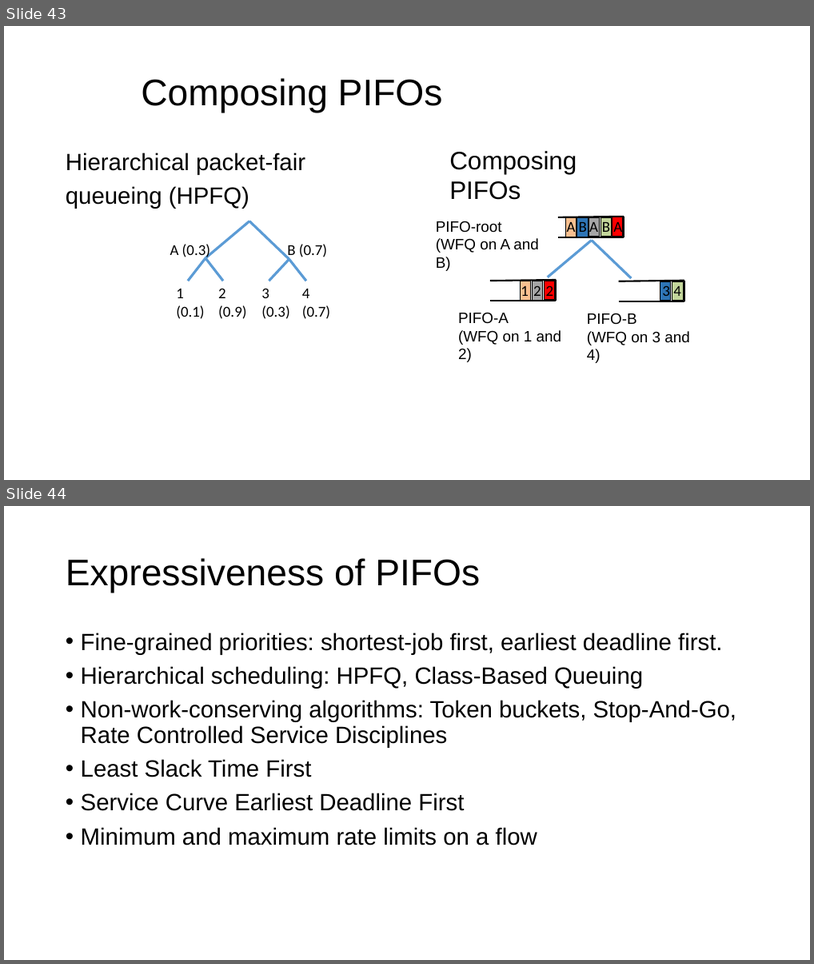
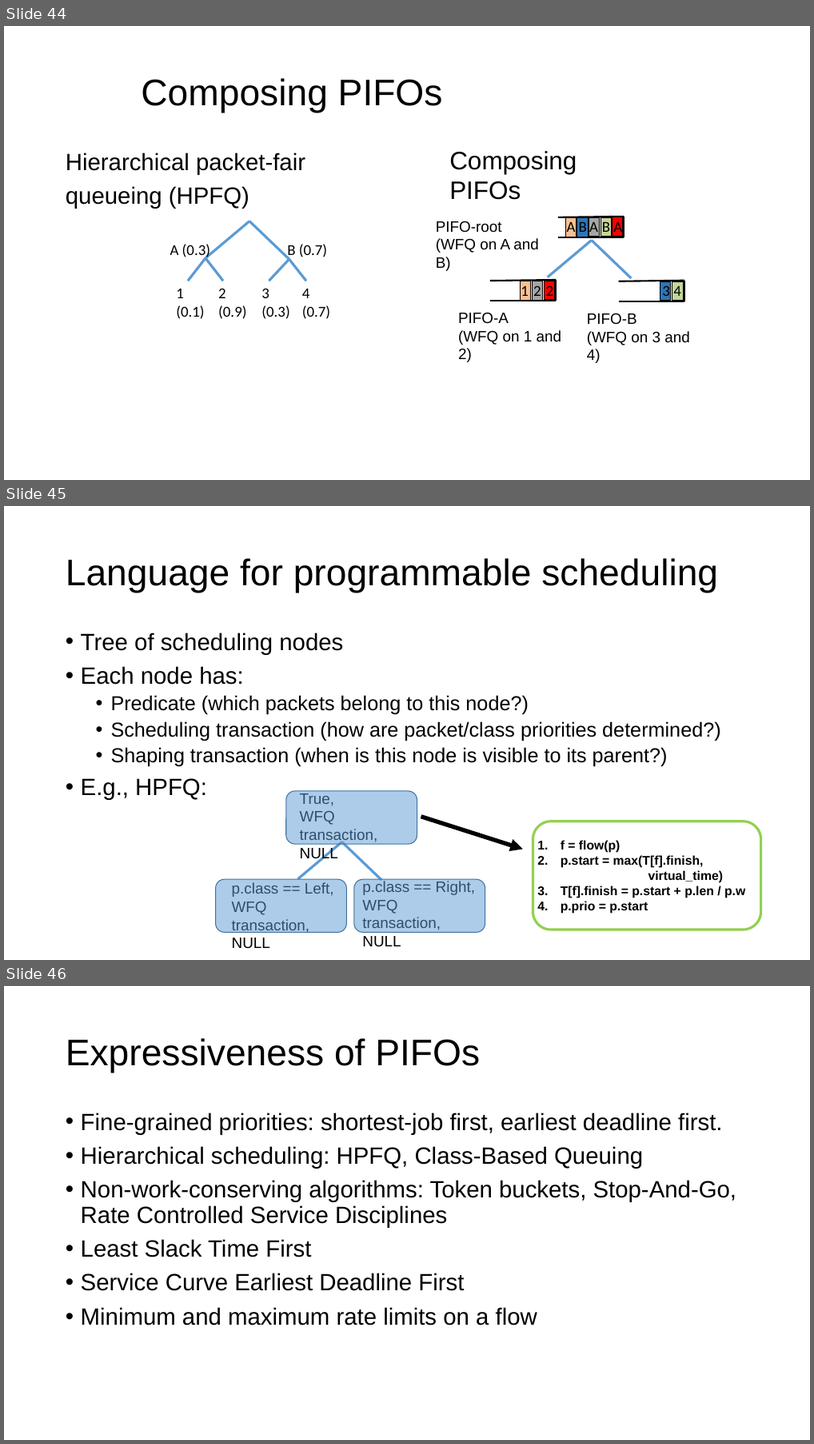
Before and after one commit to anirudhSK/pifo-domino-marple-ppts, a slide deck: domino_pifo.pptx. Shown one above the other, each under a label of ours: slides 43 and 44 before the commit, slides 44, 45 and 46 after it. The pictures are 814x964 and 814x1444 pixels, drawn with LibreOffice and Linux fonts; fonts in the diff are those of the drawing. Boxes give left, top, right and bottom in pixels: in the first picture for what was removed or moved away, otherwise in the second. Text is boxed around its words. In the diff, an @@ line names an element or a change of style, - is before the commit and + after.

```diff
--- a/domino_pifo.pptx
+++ b/domino_pifo.pptx
@@ slide 45 added at <box>4,506,810,960</box>, background #FFFFFF @@
@@ title added at <box>66,558,718,593</box>, 44 pt, text #000000 @@
+Language for programmable scheduling
@@ text added at <box>81,632,721,800</box>, 24 pt, text #000000 @@
+• Tree of scheduling nodes
+• Each node has:
+  • Predicate (which packets belong to this node?)
+  • Scheduling transaction (how are packet/class priorities determined?)
+  • Shaping transaction (when is this node is visible to its parent?)
+• E.g., HPFQ:
@@ rounded rectangle added at <box>286,791,418,844</box>, fill #5B9BD5 at 50% opacity, outline #43739E 1 pt @@
@@ text added at <box>300,793,378,861</box>, 18 pt, text #000000 @@
+True,
+WFQ transaction,
+NULL
@@ arrow added from (422, 816) to (523, 849), #000000 5 pt @@
@@ rounded rectangle added at <box>534,821,762,929</box>, outline #92D050 3 pt @@
@@ text added at <box>561,840,746,913</box>, 15 pt, text #000000, bold @@
+1. f = flow(p)
+2. p.start = max(T[f].finish, virtual_time)
+3. T[f].finish = p.start + p.len / p.w
+4. p.prio = p.start
@@ line added from (342, 842) to (298, 879), #5B9BD5 3 pt @@
@@ line added from (342, 842) to (382, 880), #5B9BD5 3 pt @@
@@ rounded rectangle added at <box>216,880,347,932</box>, fill #5B9BD5 at 50% opacity, outline #43739E 1 pt @@
@@ text added at <box>232,882,334,948</box>, 18 pt, text #000000 @@
+p.class == Left,
+WFQ transaction,
+NULL
@@ rounded rectangle added at <box>354,880,486,932</box>, fill #5B9BD5 at 50% opacity, outline #43739E 1 pt @@
@@ text added at <box>362,880,475,946</box>, 18 pt, text #000000 @@
+p.class == Right,
+WFQ transaction,
+NULL
@@ what was slide 43 is now slide 44 @@
@@ what was slide 44 is now slide 46 @@
```
Also in this commit, not shown: 1 slide changed, 6 other slides added.
